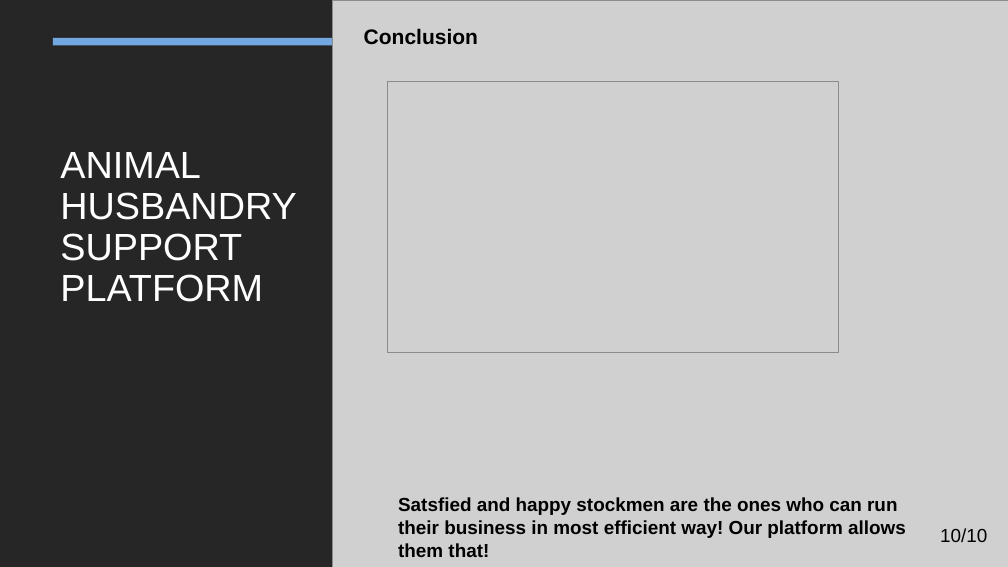
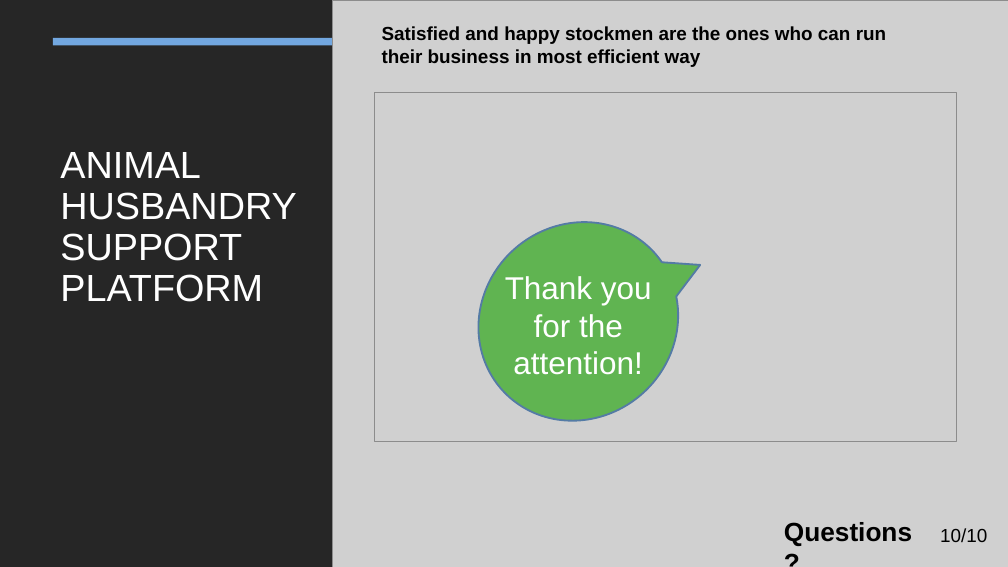
Before and after one commit to upoznat/UPR, a slide deck: slide 10 of H2020_Presentation.pptx. Drawn at 1008x567 pixels with LibreOffice and Linux fonts; fonts in the diff are those of the drawing; grey boxes stand for pictures. Boxes give left, top, right and bottom in pixels: in the first picture for what was removed or moved away, otherwise in the second. Text is boxed around its words. In the diff, an @@ line names an element or a change of style, - is before the commit and + after.

```diff
--- a/H2020_Presentation.pptx
+++ b/H2020_Presentation.pptx
@@ text removed at <box>364,28,478,44</box> @@
-Conclusion
@@ text at <box>382,26,886,67</box>: text changed @@
-Satsfied and happy stockmen are the ones who can run their business in most efficient way! Our platform allows them that!
+Satisfied and happy stockmen are the ones who can run their business in most efficient way
@@ picture: place and size @@
-picture at <box>387,82,839,352</box>
+picture at <box>374,92,957,441</box>
@@ speech bubble added at <box>437,181,719,462</box>, fill #60B451, outline #547CA6 1.75 pt @@
@@ text added at <box>505,276,652,375</box>, 30 pt, text #FFFFFF @@
+Thank you for the attention!
@@ text added at <box>784,522,912,546</box>, 25 pt, text #000000, bold @@
+Questions?
```
Also in this commit, not shown: 1 other slide changed.
